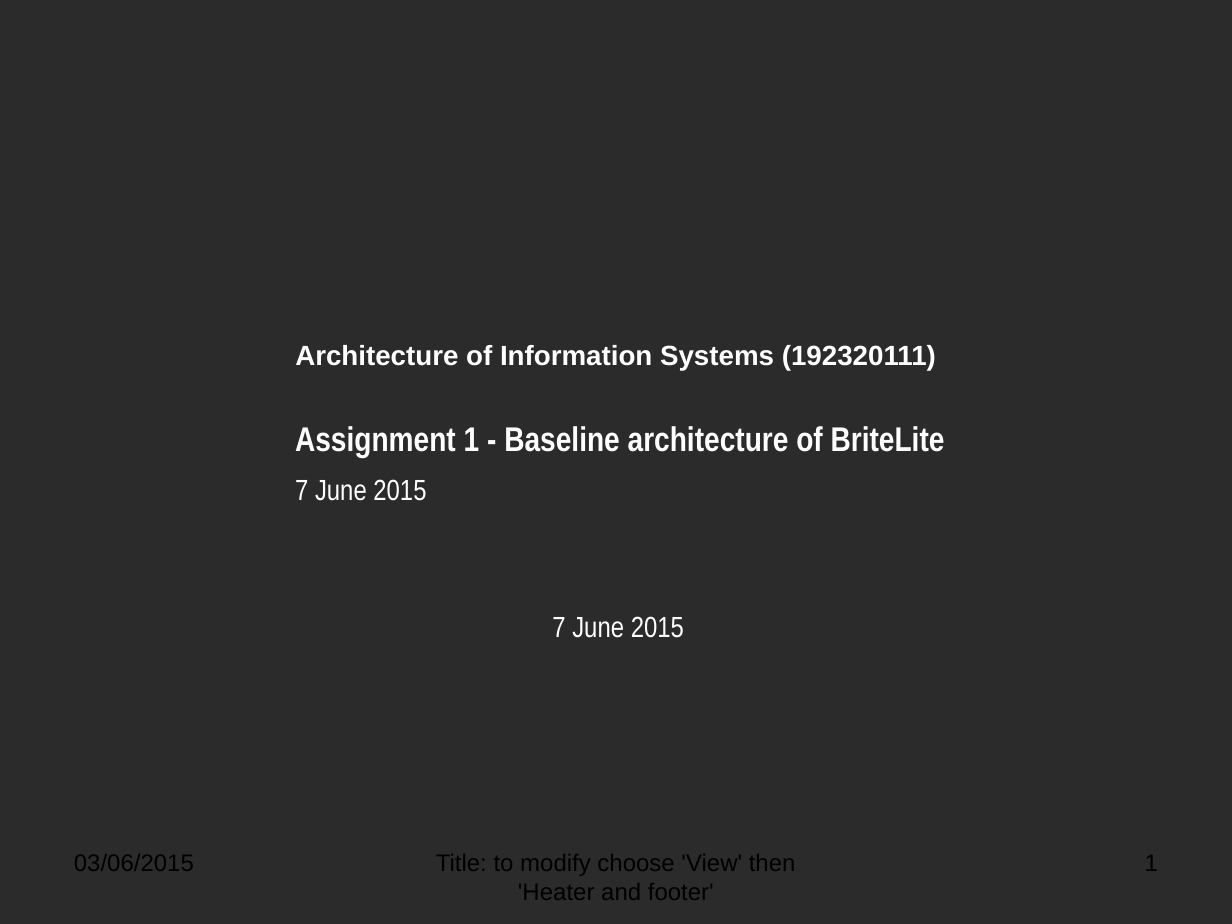
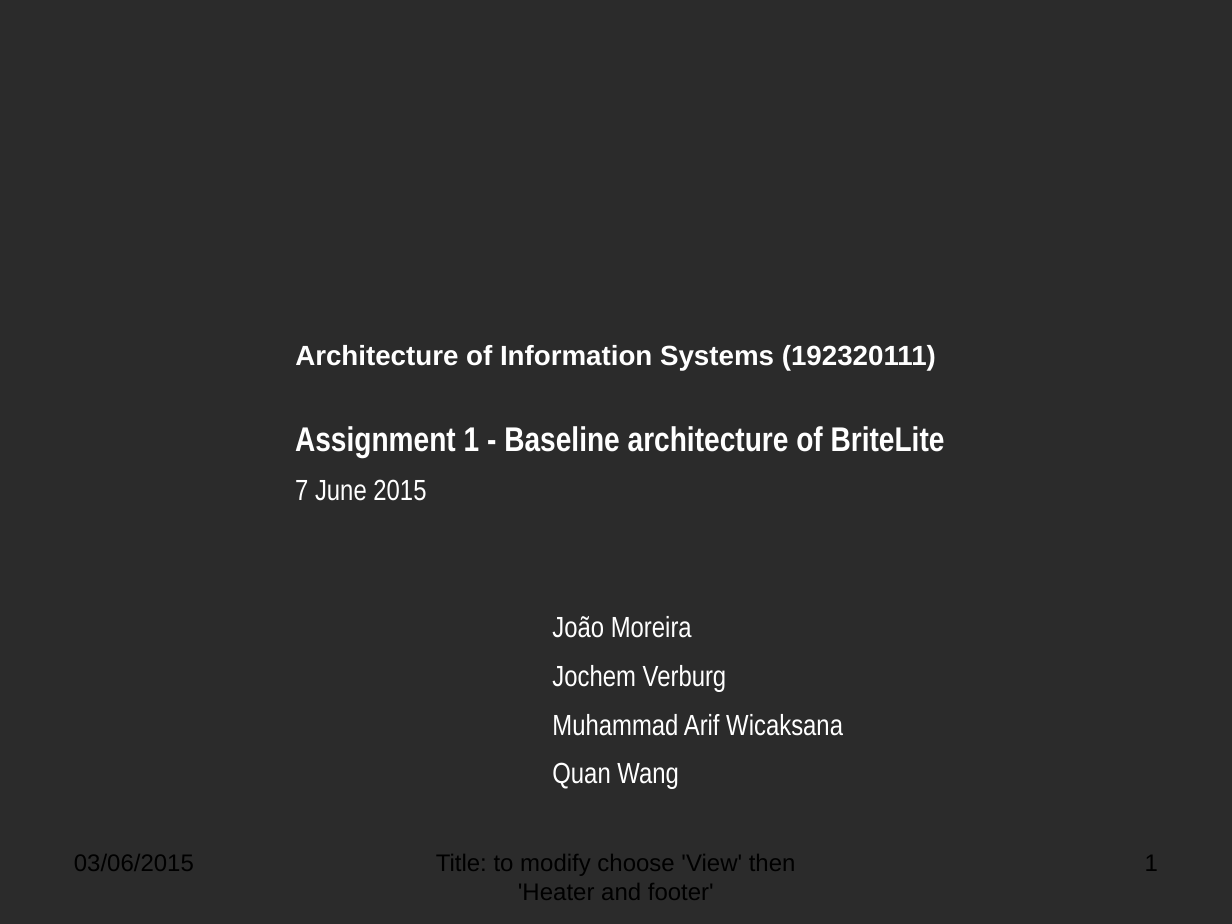
Before and after one commit to jochemverburg/AISProject, a slide deck: slide 1 of AIS_Assignment_2015_BaselineArch.ppt. Drawn at 1232x924 pixels with LibreOffice and Linux fonts; fonts in the diff are those of the drawing; background and template pictures are left out; a plain dark background stands for a picture behind light text. Boxes give left, top, right and bottom in pixels: in the first picture for what was removed or moved away, otherwise in the second. Text is boxed around its words. In the diff, an @@ line names an element or a change of style, - is before the commit and + after.

```diff
--- a/AIS_Assignment_2015_BaselineArch.ppt
+++ b/AIS_Assignment_2015_BaselineArch.ppt
@@ text at [552,616,843,789]: text changed @@
-7 June 2015
+João Moreira
+Jochem Verburg
+Muhammad Arif Wicaksana
+Quan Wang
```
Also in this commit, not shown: 2 other slides changed, 1 other file.
